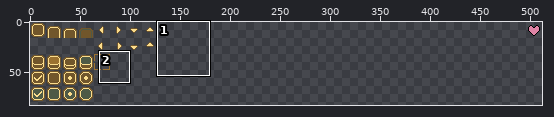
File history of a pixel-art file, src/assets/art/ui.aseprite. Above: a wide view before the commit, with the close-up outlined.
Close-up. Before the edit:
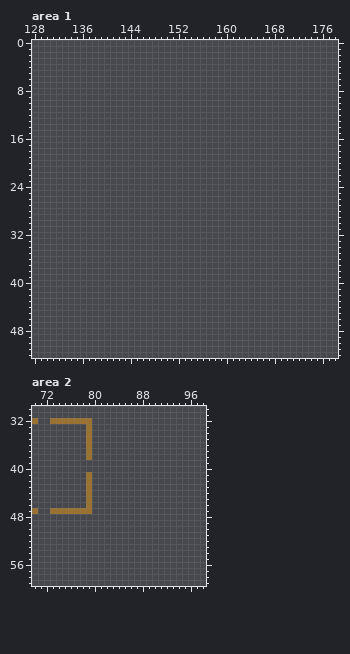
512x512 pixels, 1 frame. Shown: area 1: x 128..178, y 0..52; area 2: x 70..98, y 30..59. The wide view leaves out empty margins.
Now the later version:
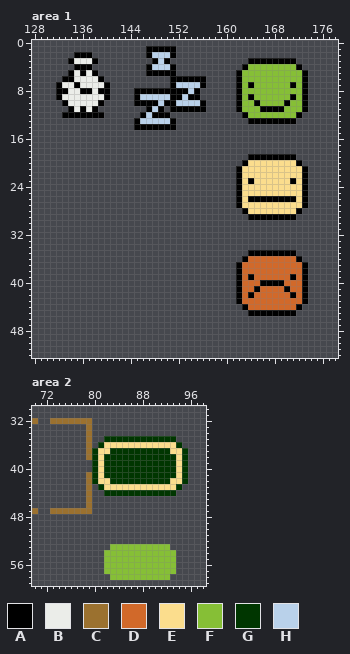
Palette (. is transparent): A #000000  B #ebede9  C #9b712f  D #d1692a  E #fbdd8d  F #86bf36  G #003600  H #b9d1ea
What changed:
Changed rows in their new state; - is an unchanged pixel.
Area 1:
first column x 132:
 1 ---------------AAAAA----------------------
 2 ---AAA---------AHHHA----------------------
 3 --ABBBA---------AHA-------------AAAAAAAA--
 4 ---AAA---------AHHHA-----------AFFFFFFFFA-
 5 --ABABA--------AAAAA----------AFFFFFFFFFFA
 6 -AABBBBA-----------AAAAAA-----AFFFFFFFFFFA
 7 ABBABBBBA----------AHHHHA-----AFAFFFFFFAFA
 8 AABBAABAA----AAAAAAAAAHA------AFFFFFFFFFFA
 9 ABBBBBBBA----AHHHHHAAHAA------AFAFFFFFFAFA
10 -ABBBBBA-----AAAAHAAHHHHA-----AFFAFFFFAFFA
11 --ABABA--------AHA-AAAAAA-----AFFFAAAAFFFA
12 -AAAAAAA------AHAAA------------AFFFFFFFFA-
13 -------------AHHHHHA------------AAAAAAAA--
14 -------------AAAAAAA----------------------
first column x 162:
19 --AAAAAAAA--
20 -AEEEEEEEEA-
21 AEEEEEEEEEEA
22 AEEEEEEEEEEA
23 AEAEEEEEEAEA
24 AEEEEEEEEEEA
25 AEEEEEEEEEEA
26 AEAAAAAAAAEA
27 AEEEEEEEEEEA
28 -AEEEEEEEEA-
29 --AAAAAAAA--
first column x 162:
35 --AAAAAAAA--
36 -ADDDDDDDDA-
37 ADDDDDDDDDDA
38 ADDDDDDDDDDA
39 ADADDDDDDADA
40 ADDDAAAADDDA
41 ADDADDDDADDA
42 ADADDDDDDADA
43 ADDDDDDDDDDA
44 -ADDDDDDDDA-
45 --AAAAAAAA--
Area 2:
first column x 80:
35 --GGGGGGGGGGGG--
36 -GEEEEEEEEEEEEG-
37 GEEGGGGGGGGGGEEG
38 GEGGGGGGGGGGGGEG
39 GEGGGGGGGGGGGGEG
40 GEGGGGGGGGGGGGEG
41 GEGGGGGGGGGGGGEG
42 GEEGGGGGGGGGGEEG
43 -GEEEEEEEEEEEEG-
44 --GGGGGGGGGGGG--
first column x 82:
53 -FFFFFFFFFF-
54 FFFFFFFFFFFF
55 FFFFFFFFFFFF
56 FFFFFFFFFFFF
57 FFFFFFFFFFFF
58 -FFFFFFFFFF-
Changed places in both close-ups, as pixel boxes (x1, y1, x2, y2):
added: (56, 46, 206, 130)
added: (236, 58, 308, 124)
added: (236, 154, 308, 220)
added: (236, 250, 308, 316)
added: (92, 436, 188, 496)
added: (104, 544, 176, 580)
